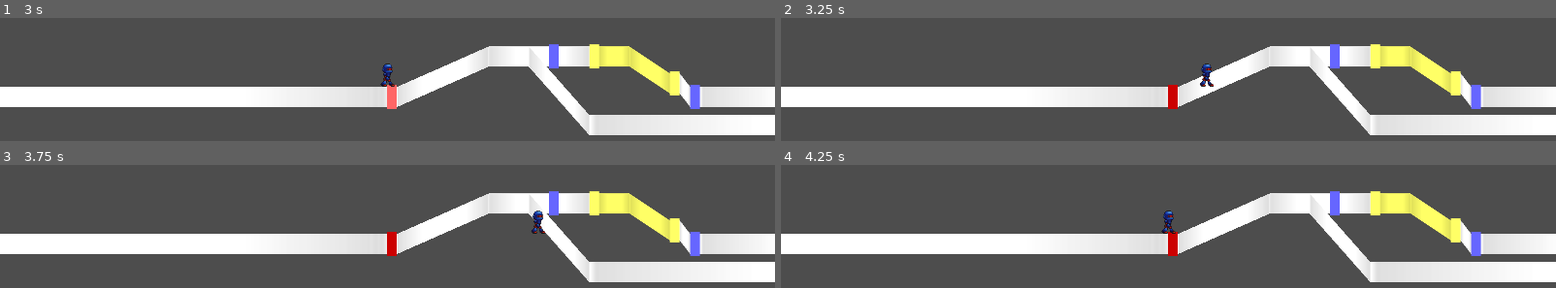
Above: before the commit, frames 1-4 (two rows, left to right).
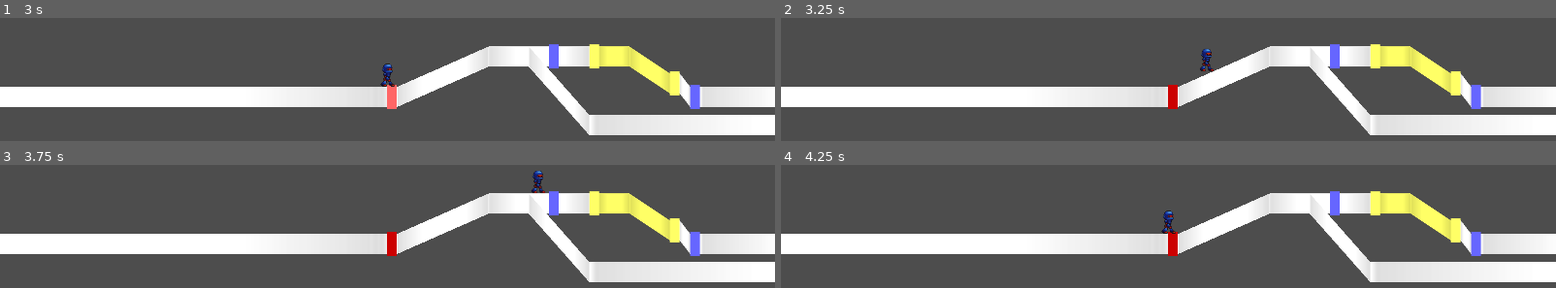
Above: after the commit, the same moments.

Repository: junu192857/Vexatonic-dash-2
Game: Godot game, scene res://Scenes/RhythmScene.tscn
Two runs of this game, one before a commit and one after it. Both use one fixed random seed, a clock stepped at 60 frames per second and the inputs below. Sound files missing from this copy of the repository are replaced by a short silence.
Inputs:
- Up to frame 1 (3 s): tap Enter at 0.5 s; hold A (a) 0.53-1.28 s; tap D (d) at 0.8, 1.35 s; tap Space at 1.25 s; tap L (l) at 1.55 s; hold L (l) 2.03-2.78 s; tap S (s) at 2.3, 2.85 s
- Up to frame 2 (3.25 s): tap A (a) at 3.05 s
- Up to frame 3 (3.75 s): hold A (a) from 3.53 s (still down)
- Up to frame 4 (4.25 s): keep holding A (a); tap D (d) at 3.8 s

Frame 1 is identical in both runs. In frame 2, 0.3% of the frame differs, in the area x 54-56%, y 25-56%; in frame 3, 0.4%, in the area x 68-71%, y 4-56%; in frame 4, nothing differs.

Commit message:
캐릭터가 레인의 높낮이에 따라 이동함

Diff:
--- a/vexatonic-dash-2/Scripts/Character.gd
+++ b/vexatonic-dash-2/Scripts/Character.gd
@@ -1,11 +1,10 @@
-extends Node
-class_name Character
+extends Node2D
+class_name Sayane
 
-# Called when the node enters the scene tree for the first time.
-func _ready() -> void:
-	pass # Replace with function body.
+var lane:Lane
 
+func set_character_position(time:float):
+	position = Vector2(Setting.get_posx_from_time(time), -(lane.get_height(time)+Setting.CHARACTER_POS_Y))
 
-# Called every frame. 'delta' is the elapsed time since the previous frame.
-func _process(delta: float) -> void:
-	pass
+func set_lane(p_lane: Lane):
+	lane = p_lane
--- a/vexatonic-dash-2/Scripts/RhythmManager.gd
+++ b/vexatonic-dash-2/Scripts/RhythmManager.gd
@@ -6,7 +6,7 @@
 @export var CHARACTER_SCENE: PackedScene
 @onready var musicPlayer = $AudioStreamPlayer
 
-var character: Node2D
+var characters: Array[Sayane]
 var time: float
 var music_started = false
 var time_start_tick: float
@@ -16,6 +16,7 @@
 
 # Called when the node enters the scene tree for the first time.
 func _ready() -> void:
+	print("START")
 	InputHandler.note_pressed.connect(_on_pressed)
 	ChartParser.parse("res://Charts/test.csv", lanes, noteDatas)
 	render_chart()
@@ -23,15 +24,20 @@
 	print(noteDatas.size())
 
 	#RhythmScene으로 넘어온 뒤 3초 후 게임 시작
-	place_character()
+	for lane in lanes:
+		if (lane.is_init):
+			place_character(lane)
 
 	time_start_tick = Time.get_ticks_msec()
 
-func place_character():
+func place_character(lane: Lane):
 	var initial_pos_x = Setting.get_posx_from_time(-COUNTDOWN_TIME)
-	character = CHARACTER_SCENE.instantiate() as Node2D
-	character.position = Vector2(initial_pos_x, -26)
-	add_child(character)
+	var sayane = CHARACTER_SCENE.instantiate() as Sayane
+	#sayane.position = Vector2(initial_pos_x, -Setting.CHARACTER_POS_Y)
+	sayane.set_lane(lane)
+	characters.append(sayane)
+	add_child(sayane)
+
 
 func _process(delta):
 	if (not music_started):
@@ -43,7 +49,8 @@
 	else:
 		time = musicPlayer.get_playback_position() * 1000
 
-	character.position.x = Setting.get_posx_from_time(time)
+	for sayane in characters:
+		sayane.set_character_position(time)
 
 
 #============================== Chart Rendering ===================================
@@ -52,7 +59,7 @@
 @export var CONNECTOR_SCENE: PackedScene
 
 func render_chart():
-
+	print("Rendering chart..")
 	var pos_x
 	var previous_time = -1
 	var previous_note
@@ -162,7 +169,7 @@
 
 func _on_pressed(p_color:int):
 	var pressed_ms = time
-	print("Hello! your color is: %d and pressed_ms: %f and time: %f and character_posx: %f" % [p_color, pressed_ms, time, character.position.x])
+	#print("Hello! your color is: %d and pressed_ms: %f and time: %f and character_posx: %f" % [p_color, pressed_ms, time, character.position.x])
 
 	for lane:Lane in lanes:
 		if (lane.notes.size() <= lane.note_index):
--- a/vexatonic-dash-2/Scripts/Scripts_without_Node/Setting.gd
+++ b/vexatonic-dash-2/Scripts/Scripts_without_Node/Setting.gd
@@ -3,7 +3,10 @@
 static var speed = 1
 
 static var PX_PER_MS = 0.5
+#단노트의 좌우 길이
 static var NOTE_WIDTH = 24
+#레인 중앙 기준 캐릭터의 발 위치
+static var CHARACTER_POS_Y = 26
 
 static func get_speed() -> float:
 	return speed
